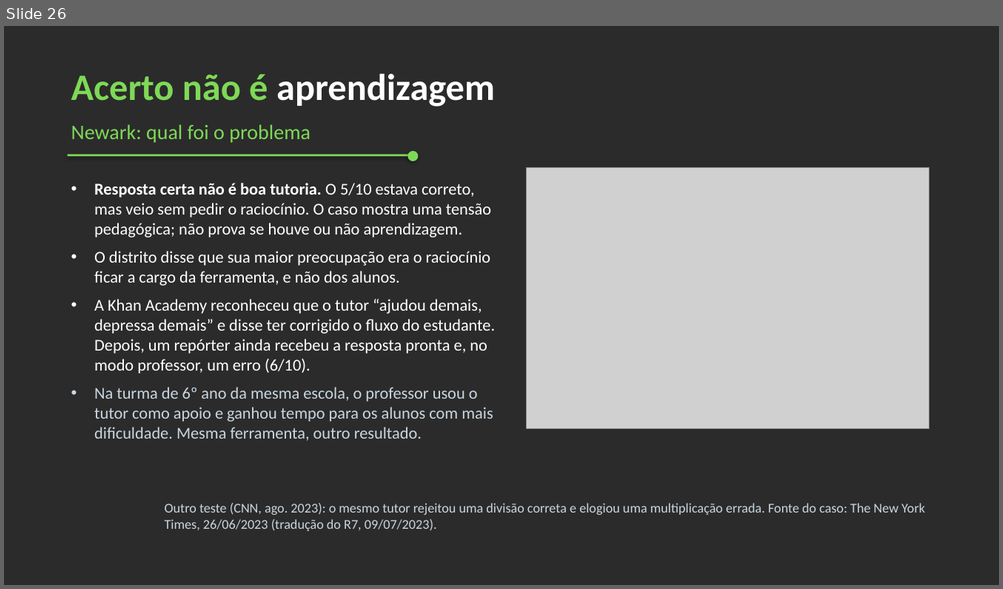
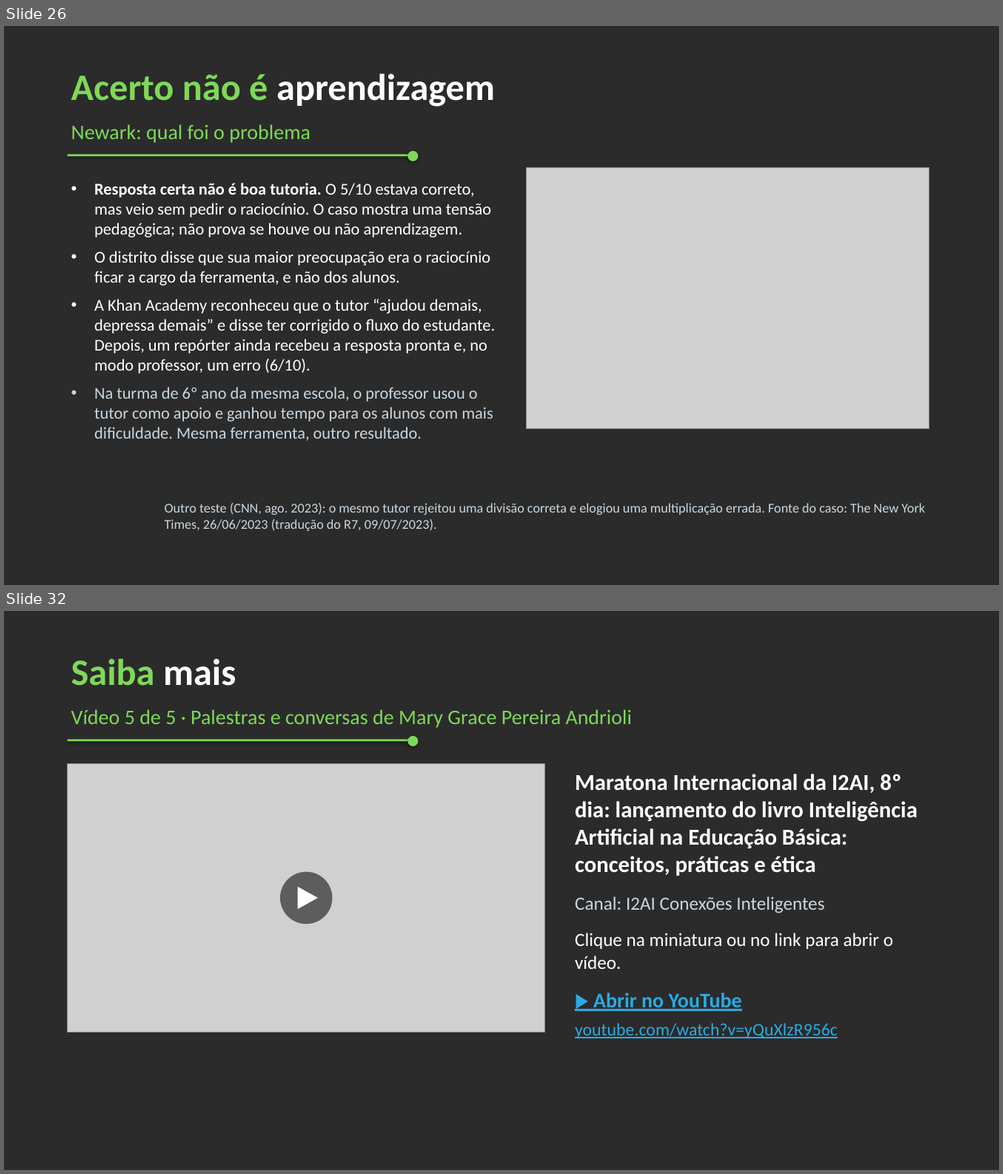
Before and after one commit to maryandrioli/iagestao, a slide deck: apoio/fundamentos/slides_fundamentos.pptx. Shown one above the other, each under a label of ours: slide 26 before the commit, slides 26 and 32 after it; the slides between them are not shown. The pictures are 1003x589 and 1003x1174 pixels, drawn with LibreOffice and Linux fonts; fonts in the diff are those of the drawing; grey boxes stand for pictures; background and template pictures are left out; a plain dark background stands for a picture behind light text. Boxes give left, top, right and bottom in pixels: in the first picture for what was removed or moved away, otherwise in the second. Text is boxed around its words. In the diff, an @@ line names an element or a change of style, - is before the commit and + after.

```diff
--- a/apoio/fundamentos/slides_fundamentos.pptx
+++ b/apoio/fundamentos/slides_fundamentos.pptx
@@ slide 32 added at <box>4,611,999,1170</box>, background picture (left out) @@
@@ text added at <box>71,658,236,686</box>, 36 pt, text #7ED957, bold @@
+Saiba mais
@@ text added at <box>71,709,632,728</box>, 20 pt, text #7ED957 @@
+Vídeo 5 de 5 · Palestras e conversas de Mary Grace Pereira Andrioli
@@ rectangle added at <box>68,739,410,741</box>, fill #7ED957 @@
@@ ellipse added at <box>407,736,418,747</box>, fill #7ED957 @@
@@ picture added at <box>68,764,545,1033</box> @@
@@ text added at <box>575,774,917,1039</box>, 22 pt, text #FFFFFF, bold @@
+Maratona Internacional da I2AI, 8º dia: lançamento do livro Inteligência Artificial na Educação Básica: conceitos, práticas e ética
+Canal: I2AI Conexões Inteligentes
+Clique na miniatura ou no link para abrir o vídeo.
+▶ Abrir no YouTube
+youtube.com/watch?v=yQuXlzR956c
@@ ellipse added at <box>280,872,333,924</box>, fill #000000 at 55% opacity @@
@@ triangle added at <box>298,887,318,909</box>, fill #FFFFFF @@
```
Also in this commit, not shown: 5 slides changed, 4 other slides added, 14 other files.
